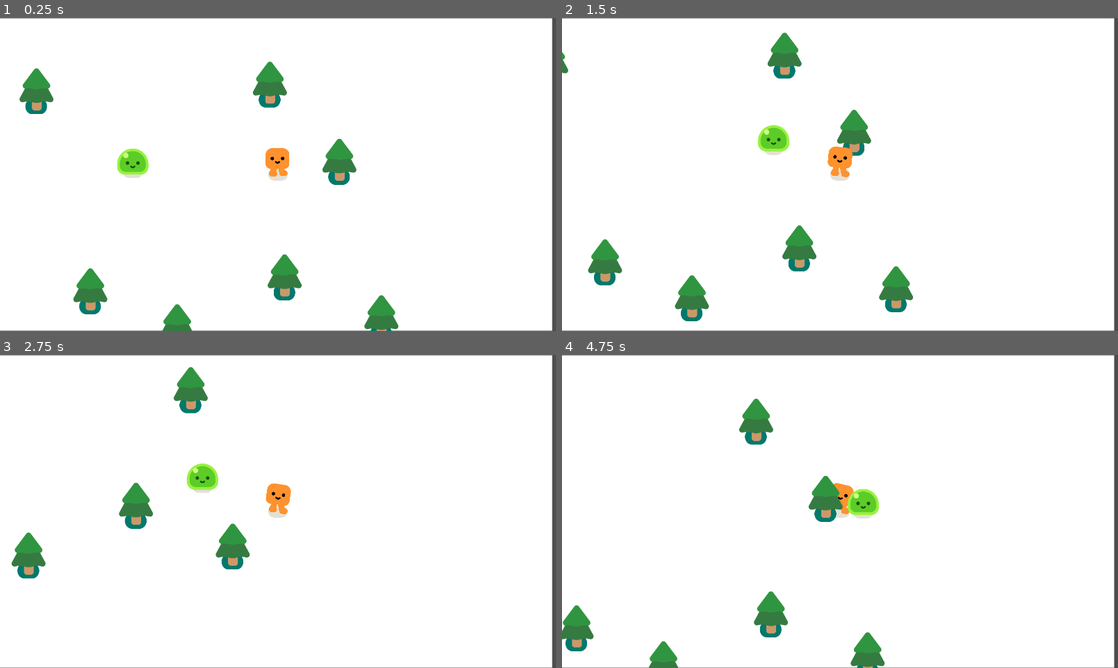
Above: before the commit, frames 1-4 (two rows, left to right).
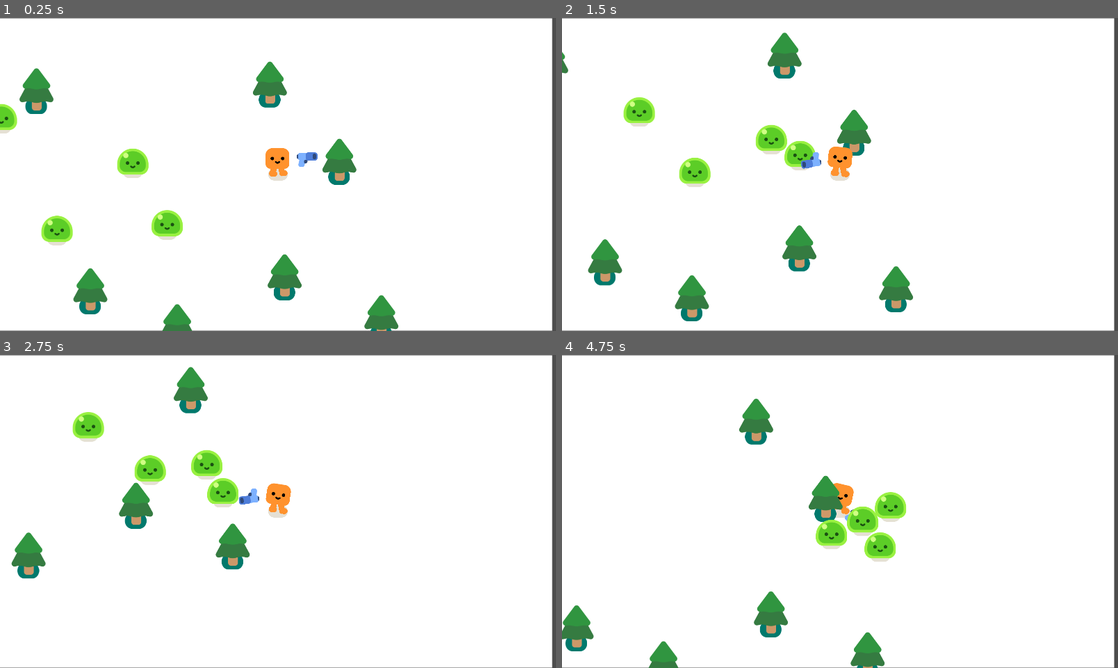
Above: after the commit, the same moments.

Repository: daogiabaohp420/VampireSurvivor-Classic
Game: Godot game, scene res://vampire_game.tscn
Two runs of this game, one before a commit and one after it. Both use one fixed random seed, a clock stepped at 60 frames per second and the inputs below.
Inputs:
- Up to frame 1 (0.25 s): no input
- Up to frame 2 (1.5 s): hold D (move_right) 0.53-1.28 s; hold S (move_down) from 1.28 s (still down)
- Up to frame 3 (2.75 s): release S (move_down) at 2.03 s; hold D (move_right) from 2.03 s (still down)
- Up to frame 4 (4.75 s): release D (move_right) at 2.78 s; hold W (move_up) 2.78-3.53 s; hold A (move_left) from 3.53 s (still down)

The runs differ from the first frame. In frame 1, 1.2% of the frame differs, in the area x 0-58%, y 27-73%; in frame 2, 1.5%; in frame 3, 2.0%, in the area x 13-47%, y 18-49%; in frame 4, 2.0%.

Commit message:
Add script to gun and change layer and mask on Gun and Monster and mask on
In the script. we write a a code that make the gun automatically aim in Monster. In the gun inspector change layer to 0 and mask to 2 . In the monster inspector change layer to 2 and mask to 1 and 2.

Diff:
--- a/gun.gd
+++ b/gun.gd
@@ -1 +1,10 @@
 extends Area2D
+
+
+func _physics_process(delta):
+	#find all of characters body 2D nodes that overlapping
+	var enemies_in_range = get_overlapping_bodies()
+	if enemies_in_range.size() > 0:
+		# .front() = [0]
+		var target_enemy = enemies_in_range.front()
+		look_at(target_enemy.global_position)
--- a/gun.tscn
+++ b/gun.tscn
@@ -1,12 +1,16 @@
-[gd_scene load_steps=3 format=3 uid="uid://b7kioweosjgx1"]
+[gd_scene load_steps=4 format=3 uid="uid://b7kioweosjgx1"]
 
 [ext_resource type="Texture2D" uid="uid://cswb5do8rrj7q" path="res://pistol/pistol.png" id="1_6hpcx"]
+[ext_resource type="Script" path="res://gun.gd" id="1_sh3hl"]
 
 [sub_resource type="CircleShape2D" id="CircleShape2D_bce4r"]
 radius = 256.564
 
 [node name="Gun" type="Area2D"]
 position = Vector2(0, -1)
+collision_layer = 0
+collision_mask = 2
+script = ExtResource("1_sh3hl")
 
 [node name="CollisionShape2D" type="CollisionShape2D" parent="."]
 shape = SubResource("CircleShape2D_bce4r")
--- a/monster.tscn
+++ b/monster.tscn
@@ -7,6 +7,8 @@
 radius = 54.0
 
 [node name="Monster" type="CharacterBody2D"]
+collision_layer = 2
+collision_mask = 3
 script = ExtResource("1_yogri")
 
 [node name="Slime" parent="." instance=ExtResource("1_vemqe")]
--- a/player.tscn
+++ b/player.tscn
@@ -1,7 +1,8 @@
-[gd_scene load_steps=4 format=3 uid="uid://du24mrkpgi1ht"]
+[gd_scene load_steps=5 format=3 uid="uid://du24mrkpgi1ht"]
 
 [ext_resource type="Script" path="res://player.gd" id="1_byrqo"]
 [ext_resource type="PackedScene" uid="uid://pbmyh1qru7p" path="res://characters/happy_boo/happy_boo.tscn" id="1_pgxys"]
+[ext_resource type="PackedScene" uid="uid://b7kioweosjgx1" path="res://gun.tscn" id="3_6t20x"]
 
 [sub_resource type="CircleShape2D" id="CircleShape2D_0t5iv"]
 radius = 30.0
@@ -16,3 +17,6 @@
 debug_color = Color(0, 0.6, 0.701961, 0.419608)
 
 [node name="Camera2D" type="Camera2D" parent="."]
+
+[node name="Gun" parent="." instance=ExtResource("3_6t20x")]
+position = Vector2(0, -57)
--- a/vampire_game.tscn
+++ b/vampire_game.tscn
@@ -54,3 +54,12 @@
 
 [node name="PineTree11" parent="." instance=ExtResource("2_wbywh")]
 position = Vector2(271, 578)
+
+[node name="Monster2" parent="." instance=ExtResource("2_fwjr2")]
+position = Vector2(491, 649)
+
+[node name="Monster3" parent="." instance=ExtResource("2_fwjr2")]
+position = Vector2(878, 646)
+
+[node name="Monster4" parent="." instance=ExtResource("2_fwjr2")]
+position = Vector2(296, 224)
